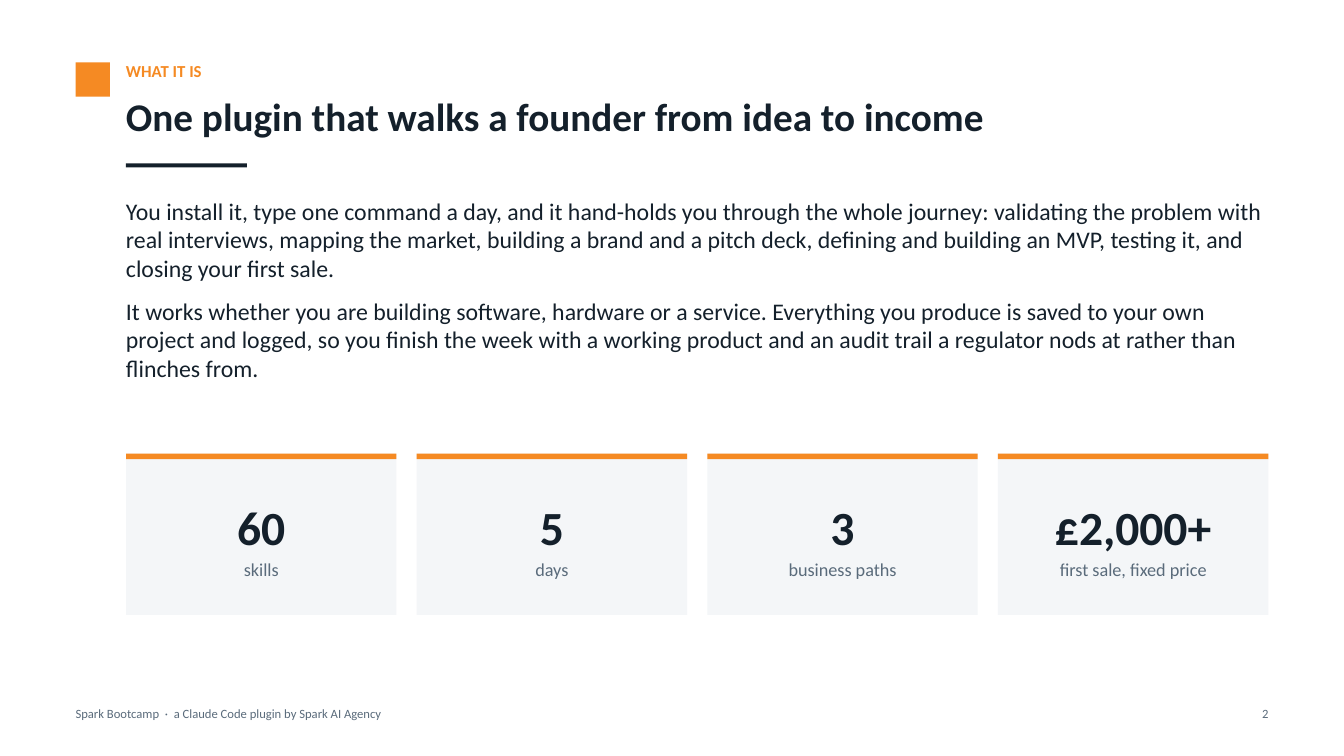
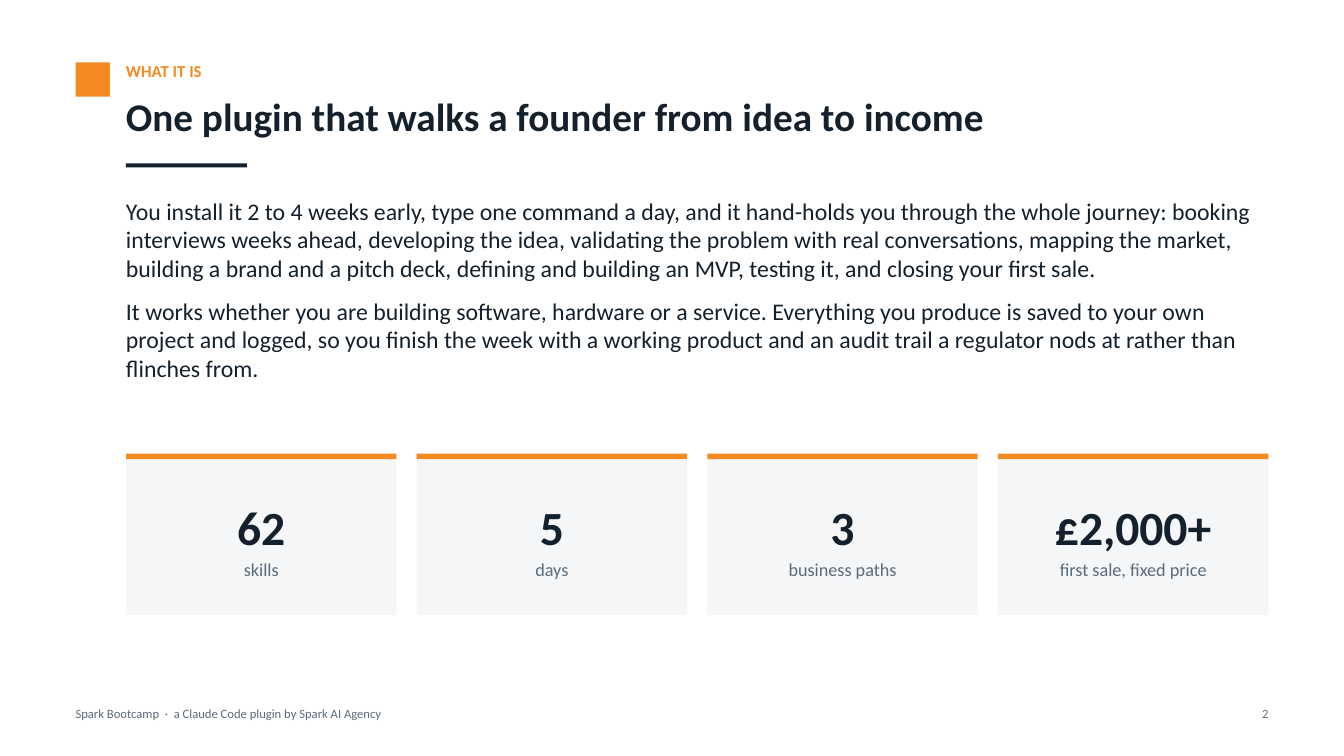
Before and after one commit to SebSparkCuriosity/5daybootcamp, a slide deck: slide 2 of docs/spark-bootcamp-overview.pptx. Drawn at 1344x756 pixels with LibreOffice and Linux fonts; fonts in the diff are those of the drawing. Boxes give left, top, right and bottom in pixels: in the first picture for what was removed or moved away, otherwise in the second. Text is boxed around its words. In the diff, an @@ line names an element or a change of style, - is before the commit and + after.

```diff
--- a/docs/spark-bootcamp-overview.pptx
+++ b/docs/spark-bootcamp-overview.pptx
@@ text at (126,203,1250,281): text changed @@
-You install it, type one command a day, and it hand-holds you through the whole journey: validating the problem with real interviews, mapping the market, building a brand and a pitch deck, defining and building an MVP, testing it, and closing your first sale.
+You install it 2 to 4 weeks early, type one command a day, and it hand-holds you through the whole journey: booking interviews weeks ahead, developing the idea, validating the problem with real conversations, mapping the market, building a brand and a pitch deck, defining and building an MVP, testing it, and closing your first sale.
@@ text at (237,512,285,546): text changed @@
-60
+62
```
Also in this commit, not shown: 12 other slides changed, 1 slide added, 46 other files.
